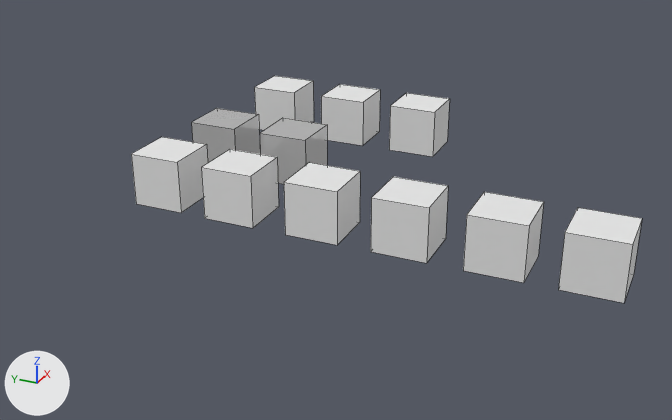
Before and after pictures for a commit that changed the Blender file Pacman3D/Meshes/BlenderExports/Meshes.blend.
Camera for both pictures: a camera (50 mm lens) standing at (-36.6, -19.1, 13.5) and looking at (-8.5, -6.4, -0.6). Arrows for +X, +Y and +Z are at lower left; the lights stay in place. Mesh edges are drawn as thin lines.

Before the edit, the objects in view are built like this:
```python
me_cube_001 = bpy.data.meshes.new('Cube.001')
me_cube_001.from_pydata(...)  # a box spanning x -1.0..1.0, y -1.0..1.0, z -1.0..1.0
me_cube_001.materials.append(mat_material_002)  # its picture is missing
me_cube_006 = bpy.data.meshes.new('Cube.006')
me_cube_006.from_pydata(...)  # a box spanning x -1.0..1.0, y -1.0..1.0, z -1.0..1.0
me_cube_006.materials.append(mat_material_006)  # its picture is missing
me_cube_009 = bpy.data.meshes.new('Cube.009')
me_cube_009.from_pydata(...)  # a box spanning x -1.0..1.0, y -1.0..1.0, z -1.0..1.0
me_cube_009.materials.append(mat_material_009)  # its picture is missing
ob_innerwall2 = bpy.data.objects.new('InnerWall2', me_cube_006)
ob_innerwall2.location = (-9.5, -3.07, 0.08)
ob_innerwall5 = bpy.data.objects.new('InnerWall5', me_cube_009)
ob_innerwall5.location = (-9.5, -12.85, 0.08)
ob_wall2 = bpy.data.objects.new('Wall2', me_cube_001)
ob_wall2.location = (0.0, -3.33, 0.0)
# also in view: 'Floor1' at (-5.3, 0.0, 0.0); 'InnerWall6' at (-9.5, -15.9, 0.1); 'InnerWall4' at (-9.5, -9.6, 0.1); 'Wall3' at (0.0, -6.6, 0.0); 'Floor2' at (-5.3, -3.1, 0.0)
```
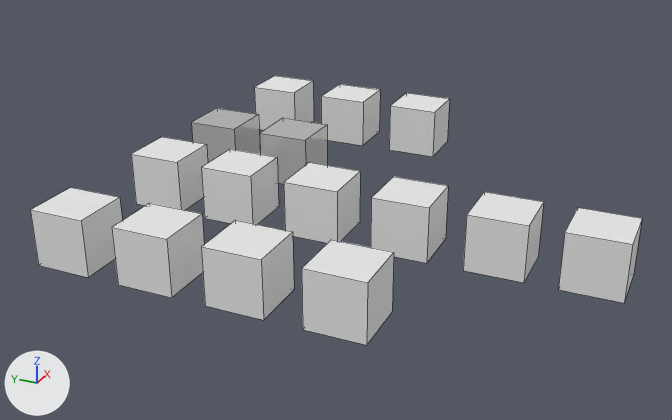
Pixel boxes (x1, y1, x2, y2) of what changed, in the pictures (672 x 420 px):
'TopWall4', added
    after: (302, 240, 394, 345)
'TopWall3', added
    after: (201, 220, 294, 320)
'TopWall2', added
    after: (112, 203, 204, 298)
'TopWall1', added
    after: (30, 188, 122, 277)

What the commit changed:
Material 'Material.015' (mat_material_015) is new.
Its base color is (0.8, 0.8, 0.8) (white #e7e7e7).
Its specular ior level is 0.0.
Material 'Material.014' (mat_material_014) is new.
Its base color is (0.8, 0.8, 0.8) (white #e7e7e7).
Its specular ior level is 0.0.
Material 'Material.013' (mat_material_013) is new.
Its base color is (0.8, 0.8, 0.8) (white #e7e7e7).
Its specular ior level is 0.0.
Material 'Material.012' (mat_material_012) is new.
Its base color is (0.8, 0.8, 0.8) (white #e7e7e7).
Its specular ior level is 0.0.
Mesh me_cube_014 is new.
It is a box spanning x -1.0..1.0, y -1.0..1.0, z -1.0..1.0.
It uses material mat_material_015 (its picture is missing).
Mesh me_cube_013 is new.
It is a box spanning x -1.0..1.0, y -1.0..1.0, z -1.0..1.0.
It uses material mat_material_014 (its picture is missing).
Mesh me_cube_012 is new.
It is a box spanning x -1.0..1.0, y -1.0..1.0, z -1.0..1.0.
It uses material mat_material_013 (its picture is missing).
Mesh me_cube_011 is new.
It is a box spanning x -1.0..1.0, y -1.0..1.0, z -1.0..1.0.
It uses material mat_material_012 (its picture is missing).
Object 'TopWall4' (ob_topwall4) is new; it shows me_cube_014.
Its location is (-14.94, -9.71, 0.12).
Object 'TopWall3' (ob_topwall3) is new; it shows me_cube_013.
Its location is (-14.94, -6.43, 0.12).
Object 'TopWall2' (ob_topwall2) is new; it shows me_cube_012.
Its location is (-14.94, -3.24, 0.12).
Object 'TopWall1' (ob_topwall1) is new; it shows me_cube_011.
Its location is (-14.94, -0.09, 0.12).
